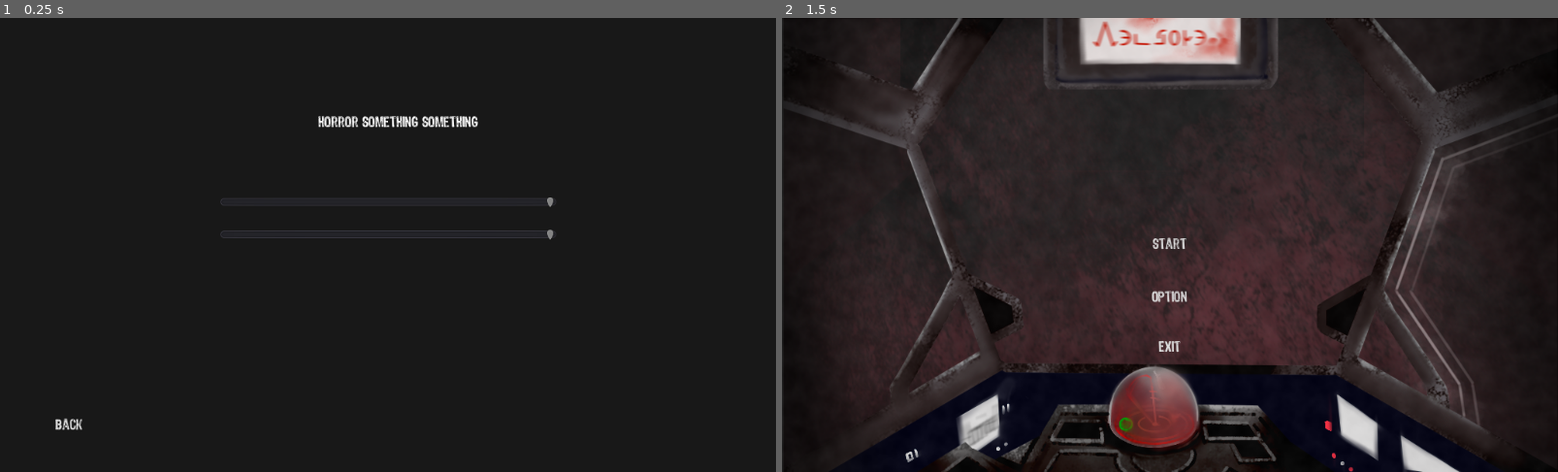
Above: before the commit, frames 1-2 (left to right).
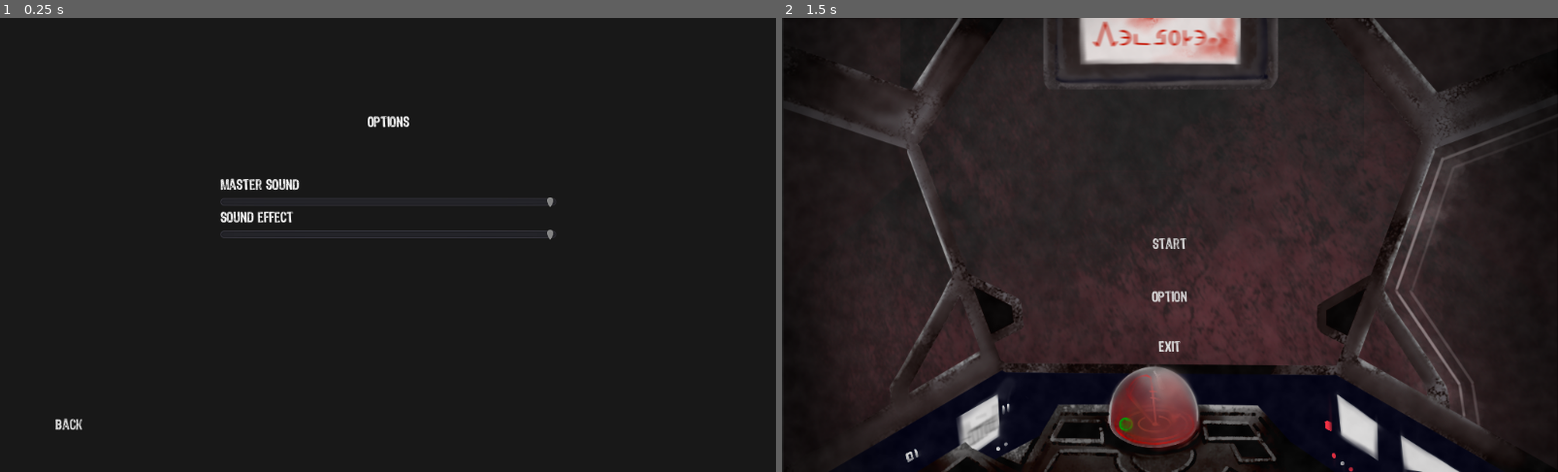
Above: after the commit, the same moments.

Repository: HasanMafatihul/ancient-horror-JAM
Game: Godot game, scene res://screens/options.tscn
Two runs of this game, one before a commit and one after it. Both use one fixed random seed, a clock stepped at 60 frames per second and the inputs below. This scene is started directly instead of the project's main scene. Sound files missing from this copy of the repository are replaced by a short silence.
Inputs (mouse positions are in pixels of both pictures, inside the frame that each line leads up to):
- Up to frame 1 (0.25 s): no input
- Up to frame 2 (1.5 s): tap Enter (interact) at 0.5, 0.6 s; move the mouse to (1340, 222) at 0.52 s; hold D (right) 0.53-1.25 s; click (1340, 222) at 0.67 s; tap Keypad Enter (ui_accept) at 0.77 s; click "Back" at 1.25 s

The runs differ from the first frame. In frame 1, 0.8% of the frame differs, in the area x 28-62%, y 21-46%; in frame 2, nothing differs.

Commit message:
Bug fixes
Signed-off-by: HasanMafatihul <16521045@mahasiswa.itb.ac.id>

Diff:
--- a/project.godot
+++ b/project.godot
@@ -35,21 +35,25 @@
 left={
 "deadzone": 0.5,
 "events": [ Object(InputEventKey,"resource_local_to_scene":false,"resource_name":"","device":0,"alt":false,"shift":false,"control":false,"meta":false,"command":false,"pressed":false,"scancode":65,"unicode":0,"echo":false,"script":null)
+, Object(InputEventKey,"resource_local_to_scene":false,"resource_name":"","device":0,"alt":false,"shift":false,"control":false,"meta":false,"command":false,"pressed":false,"scancode":16777231,"unicode":0,"echo":false,"script":null)
  ]
 }
 right={
 "deadzone": 0.5,
 "events": [ Object(InputEventKey,"resource_local_to_scene":false,"resource_name":"","device":0,"alt":false,"shift":false,"control":false,"meta":false,"command":false,"pressed":false,"scancode":68,"unicode":0,"echo":false,"script":null)
+, Object(InputEventKey,"resource_local_to_scene":false,"resource_name":"","device":0,"alt":false,"shift":false,"control":false,"meta":false,"command":false,"pressed":false,"scancode":16777233,"unicode":0,"echo":false,"script":null)
  ]
 }
 up={
 "deadzone": 0.5,
 "events": [ Object(InputEventKey,"resource_local_to_scene":false,"resource_name":"","device":0,"alt":false,"shift":false,"control":false,"meta":false,"command":false,"pressed":false,"scancode":87,"unicode":0,"echo":false,"script":null)
+, Object(InputEventKey,"resource_local_to_scene":false,"resource_name":"","device":0,"alt":false,"shift":false,"control":false,"meta":false,"command":false,"pressed":false,"scancode":16777232,"unicode":0,"echo":false,"script":null)
  ]
 }
 down={
 "deadzone": 0.5,
 "events": [ Object(InputEventKey,"resource_local_to_scene":false,"resource_name":"","device":0,"alt":false,"shift":false,"control":false,"meta":false,"command":false,"pressed":false,"scancode":83,"unicode":0,"echo":false,"script":null)
+, Object(InputEventKey,"resource_local_to_scene":false,"resource_name":"","device":0,"alt":false,"shift":false,"control":false,"meta":false,"command":false,"pressed":false,"scancode":16777234,"unicode":0,"echo":false,"script":null)
  ]
 }
 interact={
--- a/screens/alarm_selector.tscn
+++ b/screens/alarm_selector.tscn
@@ -28,7 +28,9 @@
 margin_top = 100.392
 margin_right = 176.699
 margin_bottom = 114.392
+focus_mode = 0
 custom_styles/normal = SubResource( 1 )
+enabled_focus_mode = 0
 __meta__ = {
 "_edit_use_anchors_": false
 }
@@ -38,7 +40,9 @@
 margin_top = 227.705
 margin_right = 251.811
 margin_bottom = 241.705
+focus_mode = 0
 custom_styles/normal = SubResource( 1 )
+enabled_focus_mode = 0
 __meta__ = {
 "_edit_use_anchors_": false
 }
@@ -48,7 +52,9 @@
 margin_top = 209.852
 margin_right = 135.174
 margin_bottom = 223.852
+focus_mode = 0
 custom_styles/normal = SubResource( 1 )
+enabled_focus_mode = 0
 __meta__ = {
 "_edit_use_anchors_": false
 }
--- a/screens/captain.tscn
+++ b/screens/captain.tscn
@@ -24,8 +24,10 @@
 margin_top = 36.0
 margin_right = 361.0
 margin_bottom = 90.0
+focus_mode = 0
 mouse_default_cursor_shape = 2
 shortcut_in_tooltip = false
+enabled_focus_mode = 0
 __meta__ = {
 "_edit_use_anchors_": false
 }
@@ -36,8 +38,10 @@
 margin_top = 7.0
 margin_right = 241.0
 margin_bottom = 105.0
+focus_mode = 0
 mouse_default_cursor_shape = 2
 shortcut_in_tooltip = false
+enabled_focus_mode = 0
 __meta__ = {
 "_edit_use_anchors_": false
 }
@@ -48,8 +52,10 @@
 margin_top = 20.0
 margin_right = 467.0
 margin_bottom = 88.0
+focus_mode = 0
 mouse_default_cursor_shape = 2
 shortcut_in_tooltip = false
+enabled_focus_mode = 0
 __meta__ = {
 "_edit_use_anchors_": false
 }
--- a/screens/cutscene/scene_1.tscn
+++ b/screens/cutscene/scene_1.tscn
@@ -155,9 +155,11 @@
 [node name="crash" type="AudioStreamPlayer" parent="."]
 pause_mode = 2
 stream = ExtResource( 5 )
+bus = "sfx"
 
 [node name="roar" type="AudioStreamPlayer" parent="."]
 stream = ExtResource( 6 )
+bus = "sfx"
 
 [connection signal="timeout" from="Timer" to="." method="_on_Timer_timeout"]
 [connection signal="animation_finished" from="AnimationPlayer" to="." method="_on_AnimationPlayer_animation_finished"]
--- a/screens/options.tscn
+++ b/screens/options.tscn
@@ -48,8 +48,11 @@
 margin_top = -170.975
 margin_right = 92.5
 margin_bottom = -156.975
-text = "Horror Something Something"
+text = "Options"
 align = 1
+__meta__ = {
+"_edit_use_anchors_": false
+}
 
 [node name="VBoxContainer" type="VBoxContainer" parent="."]
 anchor_left = 0.5
@@ -67,6 +70,7 @@
 [node name="Label" type="Label" parent="VBoxContainer"]
 margin_right = 443.0
 margin_bottom = 19.0
+text = "Master sound"
 
 [node name="master" type="HSlider" parent="VBoxContainer"]
 margin_top = 23.0
@@ -77,6 +81,7 @@
 margin_top = 43.0
 margin_right = 443.0
 margin_bottom = 62.0
+text = "Sound effect"
 
 [node name="sound" type="HSlider" parent="VBoxContainer"]
 margin_top = 66.0
--- a/source/enemy/monster.gd
+++ b/source/enemy/monster.gd
@@ -52,7 +52,7 @@
 	match state:
 		"Idle":
 			# Play appropriate bgm
-			if audio.getSong() == "ost_chase":
+			if audio.current_song == "ost_chase":
 				audio.playSong("ost_gameplay", audio.getSongTime())
 
 			# Choose patrol path
--- a/source/enemy/monster.tscn
+++ b/source/enemy/monster.tscn
@@ -82,13 +82,17 @@
 volume_db = 5.0
 pitch_scale = 0.8
 autoplay = true
+bus = "sfx"
 
 [node name="roar" type="AudioStreamPlayer2D" parent="audio"]
 stream = ExtResource( 10 )
 pitch_scale = 0.8
+bus = "sfx"
 
 [node name="doorBang" type="AudioStreamPlayer2D" parent="audio"]
 stream = ExtResource( 12 )
+bus = "sfx"
 
 [node name="doorBreak" type="AudioStreamPlayer2D" parent="audio"]
 stream = ExtResource( 11 )
+bus = "sfx"
--- a/source/player/player.tscn
+++ b/source/player/player.tscn
@@ -29,15 +29,15 @@
 "name": "idle",
 "speed": 5.0
 }, {
+"frames": [ ExtResource( 10 ), ExtResource( 11 ), ExtResource( 9 ), ExtResource( 12 ), ExtResource( 13 ) ],
+"loop": true,
+"name": "walk",
+"speed": 5.0
+}, {
 "frames": [ ExtResource( 8 ), ExtResource( 4 ), ExtResource( 5 ), ExtResource( 6 ), ExtResource( 7 ) ],
 "loop": false,
 "name": "die",
 "speed": 1.0
-}, {
-"frames": [ ExtResource( 10 ), ExtResource( 11 ), ExtResource( 9 ), ExtResource( 12 ), ExtResource( 13 ) ],
-"loop": true,
-"name": "walk",
-"speed": 5.0
 } ]
 
 [sub_resource type="DynamicFont" id=4]
@@ -80,9 +80,11 @@
 [node name="footstep" type="AudioStreamPlayer2D" parent="sound"]
 stream = ExtResource( 1 )
 autoplay = true
+bus = "sfx"
 
 [node name="interact" type="AudioStreamPlayer2D" parent="sound"]
 stream = ExtResource( 15 )
+bus = "sfx"
 
 [node name="inter_sprite" type="Sprite" parent="."]
 
Not shown, changed: export_presets.cfg
